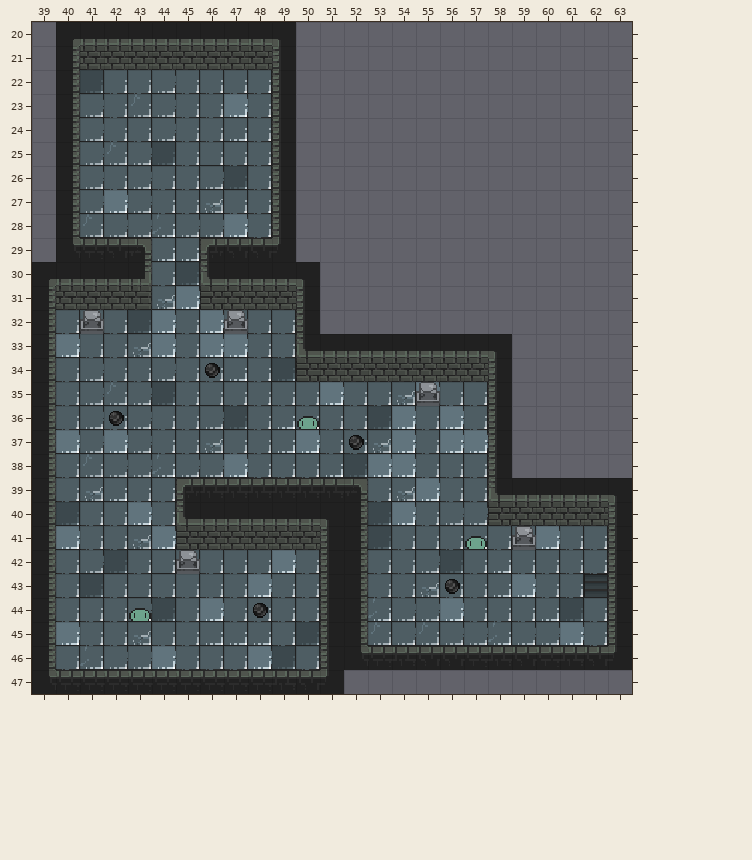
Two versions of a level (Tiled map, src/assets/editor/Tiles/Ebene-01.1.tmx). That is the earlier state.
Cells are 16x16 px. Shown: x 39..63, y 20..47.
New version:
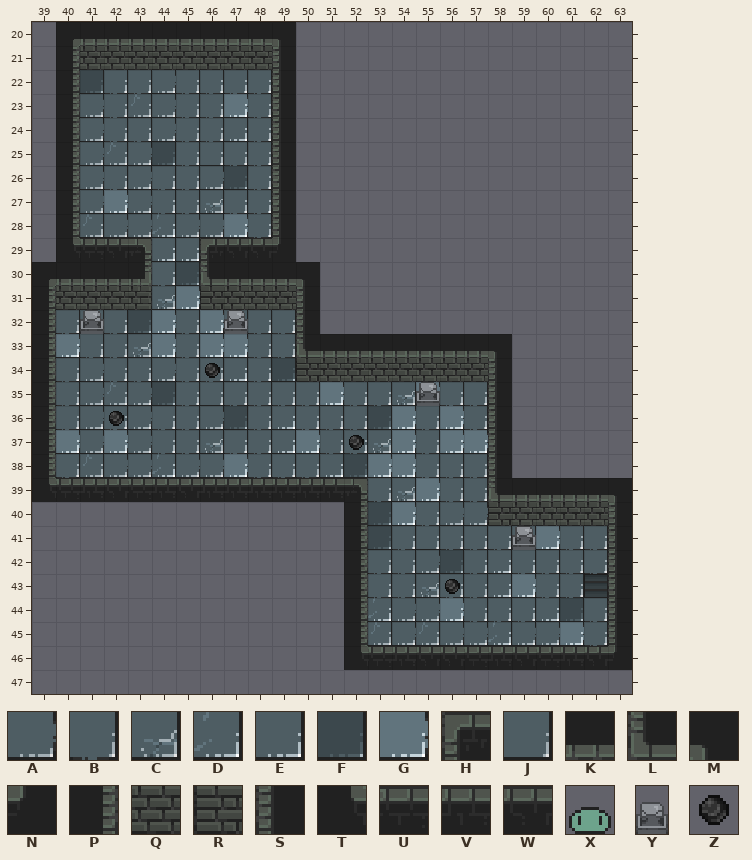
Key: from "Ebene1": A 0, B 1, C 3, D 5, E 6, F 8, G 9, H 10, J 11, K 14, L 15, M 16, N 17, P 18, Q 20, R 21, S 22, T 24, U 25, V 26, W 27; from "Slime_idle-Sheet": X 0; from "Small_LightPillar-Sheet": Y 0; from "Small_LightPillar_Sphere": Z 0.
_ is an empty cell, # one hidden under a higher layer.
Objects are placed by their top-left corner, in cells (3,4 is the top-left corner of cell 3,4); size is 1x1 cell unless given.
Difference:
{"where": "layer \"Ground\""}
{"y":39,"x":40,"old":"BCEBB","new":"_____"}
{"y":40,"x":40,"old":"FBBGB","new":"_____"}
{"y":41,"x":40,"old":"GBBCG","new":"_____"}
{"y":42,"x":40,"old":"BAFBJBBBBGB","new":"___________"}
{"y":43,"x":40,"old":"BFBJBBBBGBB","new":"___________"}
{"y":44,"x":40,"old":"BBBAFBGBBBB","new":"___________"}
{"y":45,"x":40,"old":"GBBCBBEEEBF","new":"___________"}
{"y":46,"x":40,"old":"BDAAGBBBGFB","new":"___________"}
{"where": "layer \"Walls\""}
{"y":39,"x":39,"old":"P_____H","new":"TUVWUVW"}
{"y":40,"x":39,"old":"P","new":"_"}
{"y":40,"x":45,"old":"LKKKKKM","new":"_______"}
{"y":41,"x":39,"old":"P","new":"_"}
{"y":41,"x":45,"old":"######S","new":"_______"}
{"y":42,"x":39,"old":"P","new":"_"}
{"y":42,"x":51,"old":"S","new":"_"}
{"y":43,"x":39,"old":"P","new":"_"}
{"y":43,"x":51,"old":"S","new":"_"}
{"y":44,"x":39,"old":"P","new":"_"}
{"y":44,"x":51,"old":"S","new":"_"}
{"y":45,"x":39,"old":"P","new":"_"}
{"y":45,"x":51,"old":"S","new":"_"}
{"y":46,"x":39,"old":"P","new":"_"}
{"y":46,"x":51,"old":"S","new":"_"}
{"y":47,"x":39,"old":"TUUUUUUUUUVWN","new":"_____________"}
{"where": "layer \"SideWalls\""}
{"y":41,"x":45,"old":"RQQQQQ","new":"______"}
{"where": "layer \"LightPillars\""}
{"was": "Y at 45,41.5 size 1x1.5"}
{"where": "layer \"SmallSpheres\""}
{"was": "Z at 48,44"}
{"where": "layer \"Slimes\""}
{"was": "X at 50,36"}
{"was": "X at 57,41"}
{"was": "X at 43,44"}
{"label":"removed","picture_box":[297,416,319,430]}
{"label":"changed","picture_box":[32,478,344,694]}
{"label":"removed","picture_box":[465,536,487,550]}
